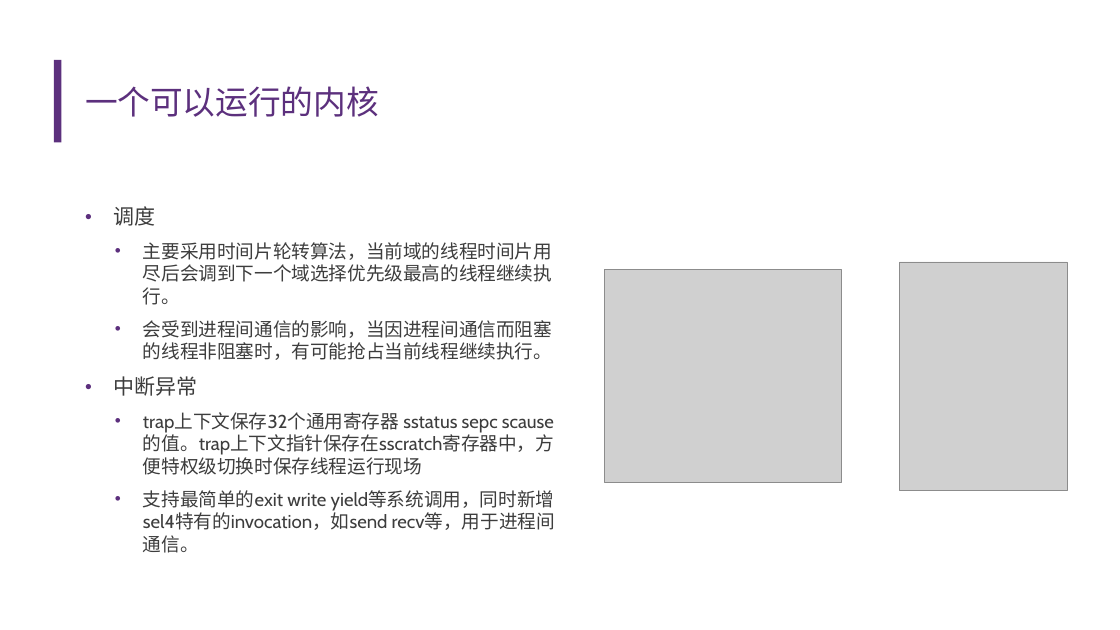
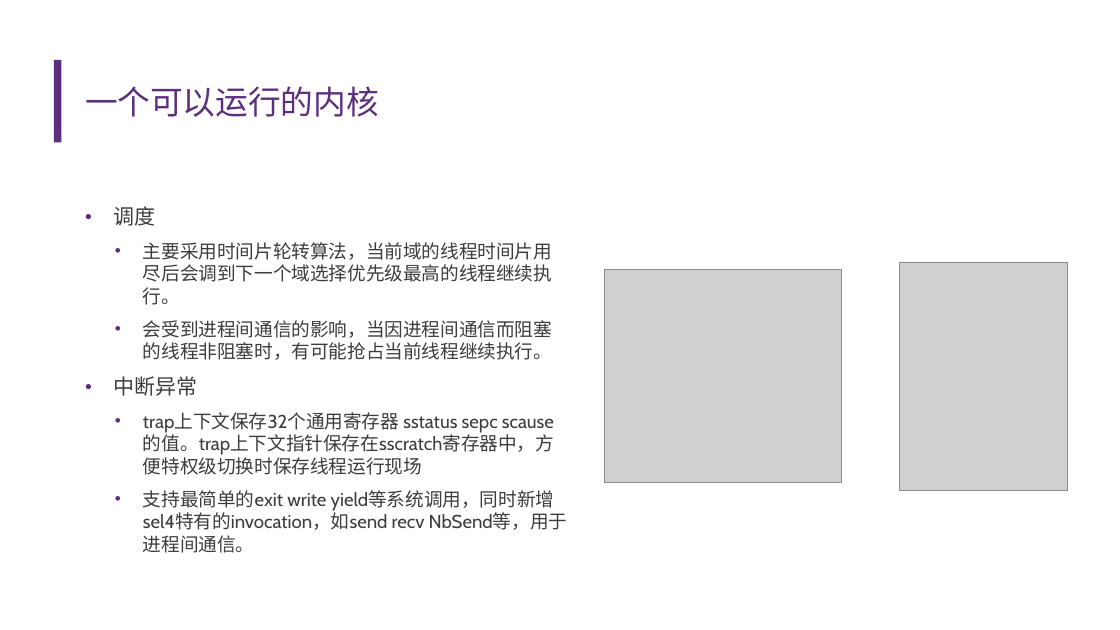
Before and after one commit to llh730/seL4-rust-implement, a slide deck: slide 6 of record/中期答辩——李龙昊.pptx. Drawn at 1120x630 pixels with LibreOffice and Linux fonts; fonts in the diff are those of the drawing; grey boxes stand for pictures; background and template pictures are left out. Boxes give left, top, right and bottom in pixels: in the first picture for what was removed or moved away, otherwise in the second. Text is boxed around its words. In the diff, an @@ line names an element or a change of style, - is before the commit and + after.

```diff
--- a/record/中期答辩——李龙昊.pptx
+++ b/record/中期答辩——李龙昊.pptx
@@ text at (143, 490, 568, 553): text changed @@
-  • 支持最简单的exit write yield等系统调用，同时新增sel4特有的invocation，如send recv等，用于进程间通信。
+  • 支持最简单的exit write yield等系统调用，同时新增sel4特有的invocation，如send recv NbSend等，用于进程间通信。
```
Also in this commit, not shown: 4 other slides changed, 1 slide added, 1 other file.
